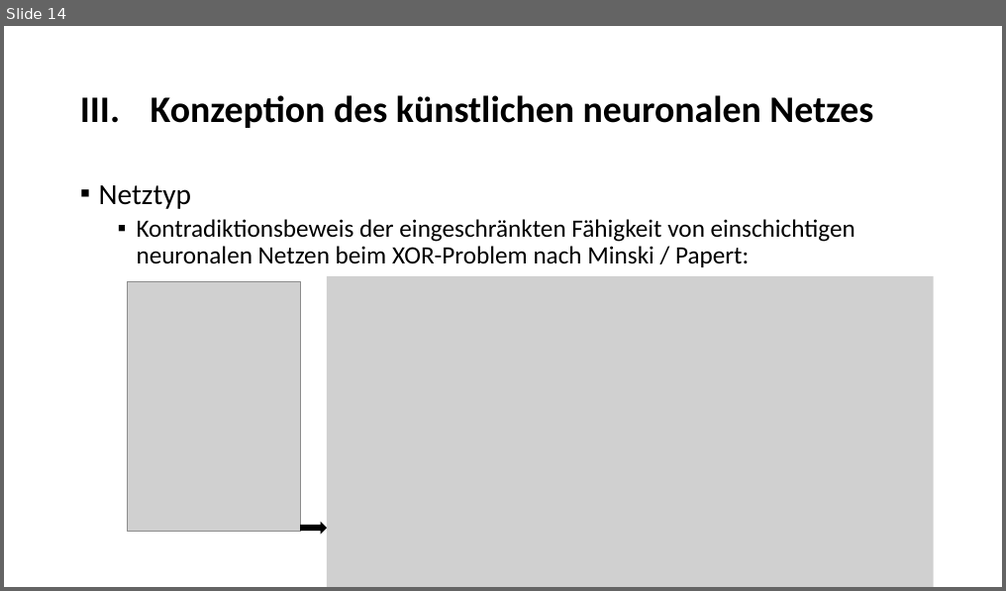
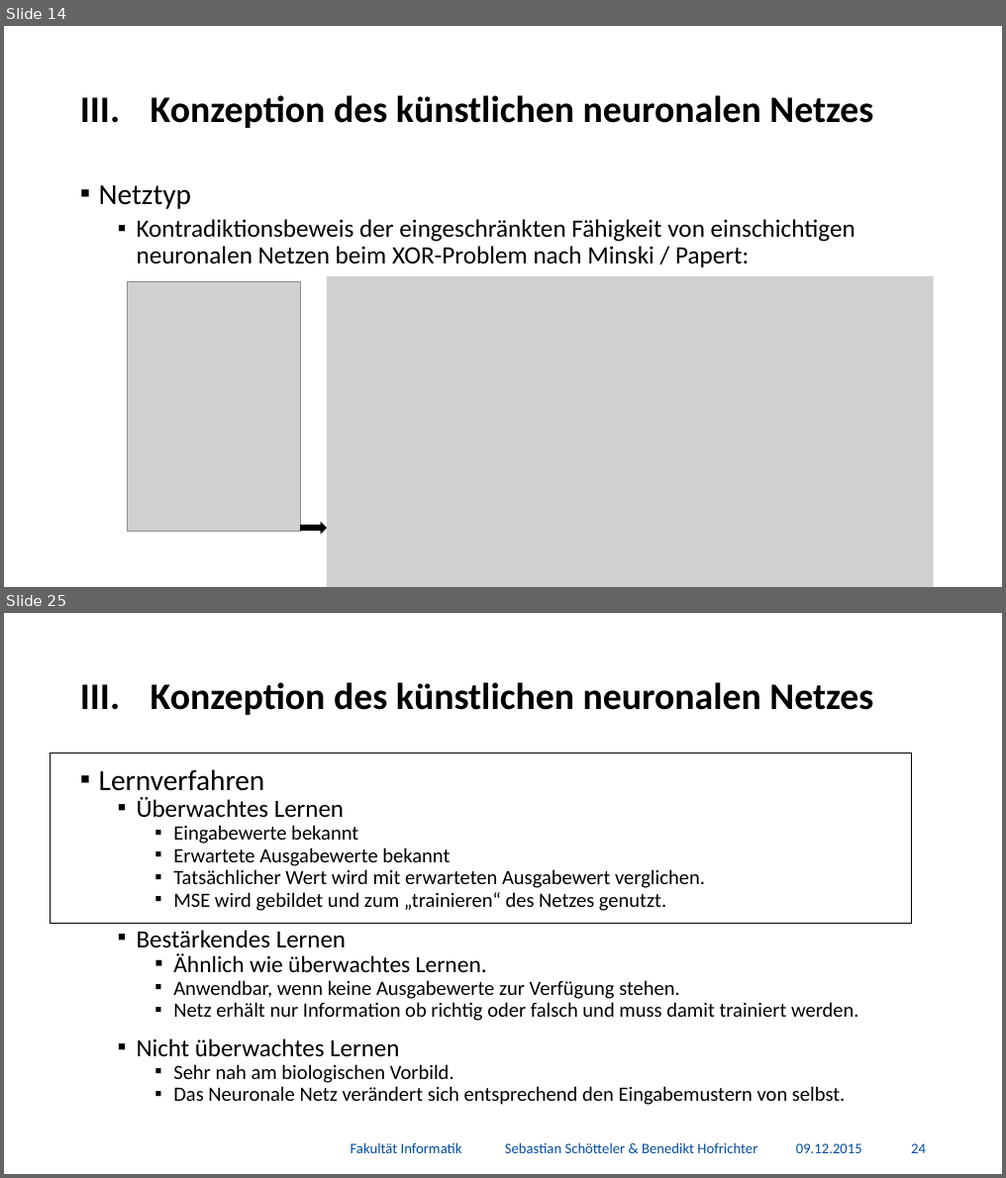
Before and after one commit to BenediktGitGit/soco15, a slide deck: 3b) Vortrag/Präsentation.pptx. Shown one above the other, each under a label of ours: slide 14 before the commit, slides 14 and 25 after it; the slides between them are not shown. The pictures are 1006x591 and 1006x1178 pixels, drawn with LibreOffice and Linux fonts; fonts in the diff are those of the drawing; grey boxes stand for pictures; background and template pictures are left out. Boxes give left, top, right and bottom in pixels: in the first picture for what was removed or moved away, otherwise in the second. Text is boxed around its words. In the diff, an @@ line names an element or a change of style, - is before the commit and + after.

```diff
--- a/3b) Vortrag/Präsentation.pptx
+++ b/3b) Vortrag/Präsentation.pptx
@@ slide 25 added at bbox=[4, 613, 1002, 1174], background #FFFFFF @@
@@ title added at bbox=[151, 682, 873, 715], 36 pt, text #000000, bold @@
+III. Konzeption des künstlichen neuronalen Netzes
@@ rectangle added at bbox=[50, 753, 912, 923], outline #000000 1 pt @@
@@ text added at bbox=[99, 769, 859, 1105], 19.6 pt, text #000000 @@
+▪ Lernverfahren
+  ▪ Überwachtes Lernen
+    ▪ Eingabewerte bekannt
+    ▪ Erwartete Ausgabewerte bekannt
+    ▪ Tatsächlicher Wert wird mit erwarteten Ausgabewert verglichen.
+    ▪ MSE wird gebildet und zum „trainieren“ des Netzes genutzt.
+  ▪ Bestärkendes Lernen
+    ▪ Ähnlich wie überwachtes Lernen.
+    ▪ Anwendbar, wenn keine Ausgabewerte zur Verfügung stehen.
+    ▪ Netz erhält nur Information ob richtig oder falsch und muss damit trainiert werden.
+  ▪ Nicht überwachtes Lernen
+    ▪ Sehr nah am biologischen Vorbild.
+    ▪ Das Neuronale Netz verändert sich entsprechend den Eingabemustern von selbst.
@@ text added at bbox=[350, 1143, 757, 1154], 14 pt, text #034DA2 @@
+Fakultät Informatik Sebastian Schötteler & Benedikt Hofrichter
@@ text added at bbox=[796, 1144, 862, 1154], 14 pt, text #034DA2 @@
+09.12.2015
@@ page number added at bbox=[911, 1144, 926, 1154], 14 pt, text #034DA2 @@
+24
```
Also in this commit, not shown: 46 slides changed, 3 other slides added, 1 other file.
